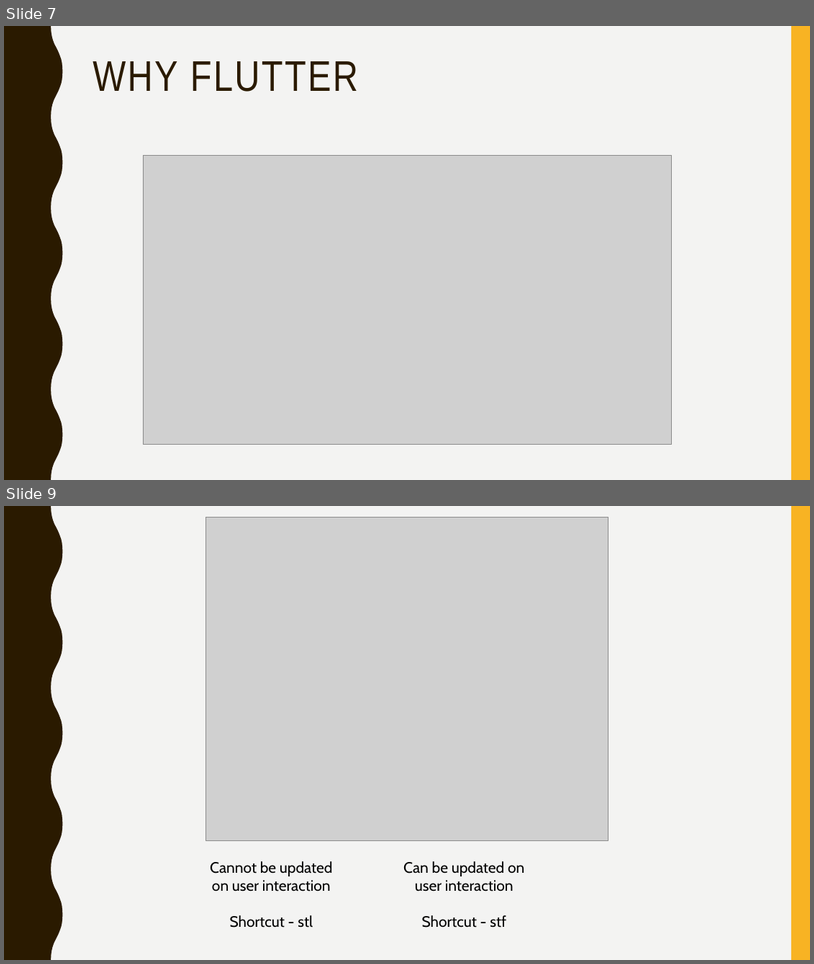
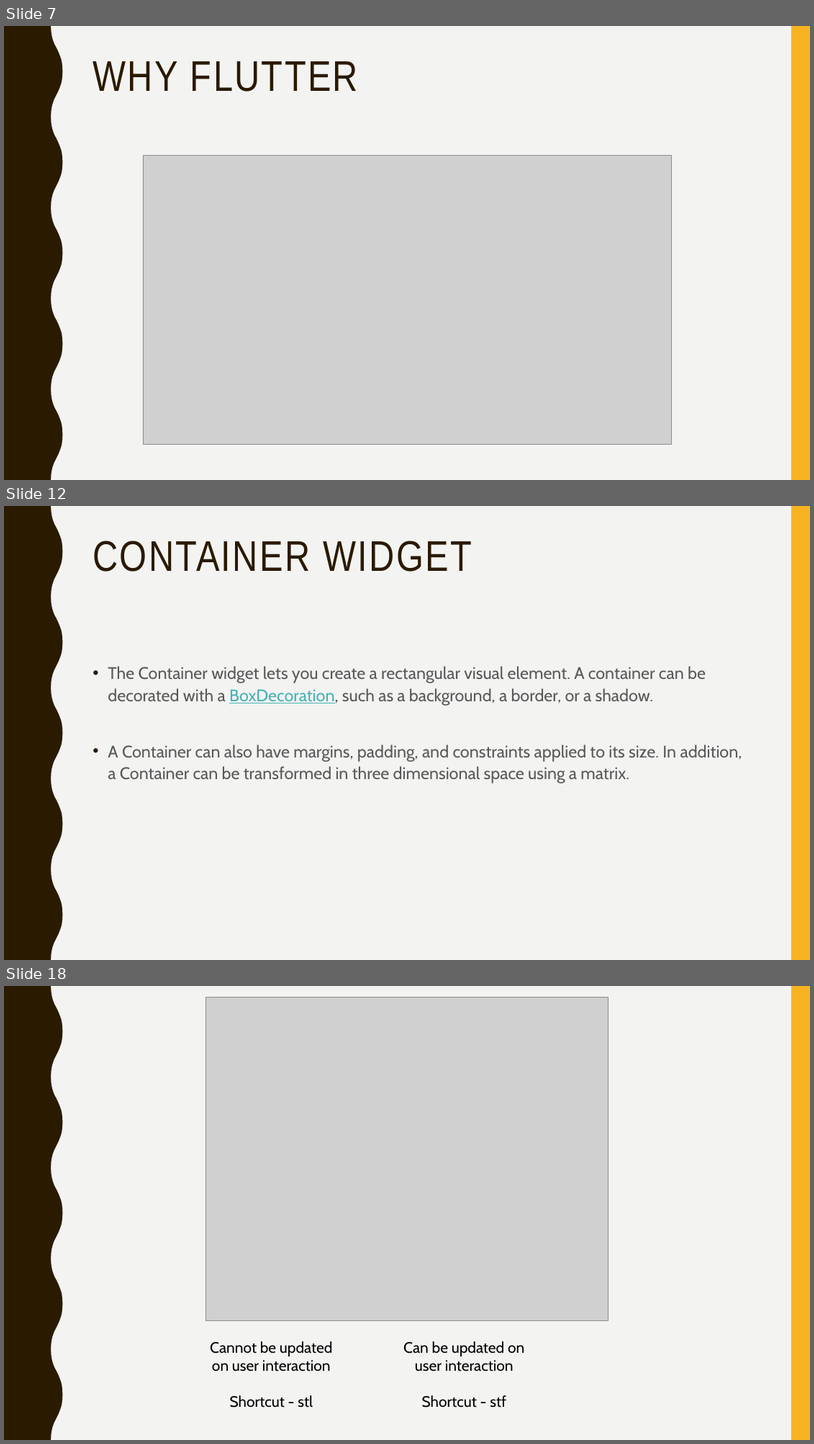
Before and after one commit to narayanvyas/flutter_workshop, a slide deck: Flutter Workshop.pptx. Shown one above the other, each under a label of ours: slides 7 and 9 before the commit, slides 7, 12 and 18 after it; the slides between them are not shown. The pictures are 814x964 and 814x1444 pixels, drawn with LibreOffice and Linux fonts; fonts in the diff are those of the drawing; grey boxes stand for pictures. Boxes give left, top, right and bottom in pixels: in the first picture for what was removed or moved away, otherwise in the second. Text is boxed around its words. In the diff, an @@ line names an element or a change of style, - is before the commit and + after.

```diff
--- a/Flutter Workshop.pptx
+++ b/Flutter Workshop.pptx
@@ slide 12 added at box(4, 506, 810, 960), background #F3F3F2; not listed: 2 template elements that a slide beside it also shows @@
@@ title added at box(93, 541, 472, 572), 51 pt, text #2A1A00 @@
+CONTAINER WIDGET
@@ text added at box(108, 666, 743, 783), 20 pt, text #595959 @@
+• The Container widget lets you create a rectangular visual element. A container can be decorated with a BoxDecoration, such as a background, a border, or a shadow.
+• A Container can also have margins, padding, and constraints applied to its size. In addition, a Container can be transformed in three dimensional space using a matrix.
@@ what was slide 9 is now slide 18 @@
```
Also in this commit, not shown: 1 slide changed, 8 other slides added.
